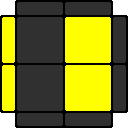
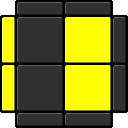
Layered file, before and after one edit (w=128, h=128). Changes by layer:
painted on "border" over [2, 17, 111, 111]
painted on "color" over [2, 2, 126, 126]
